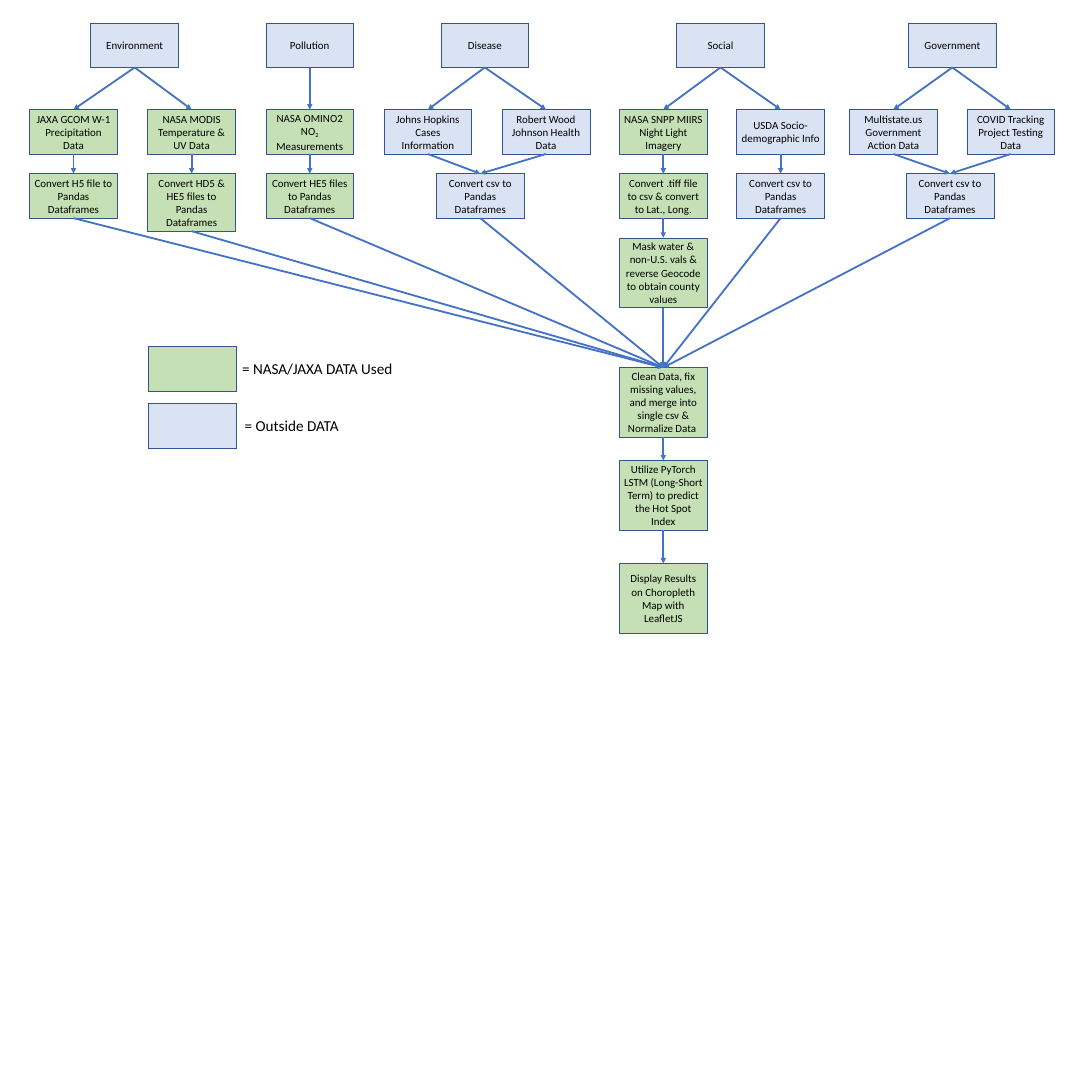
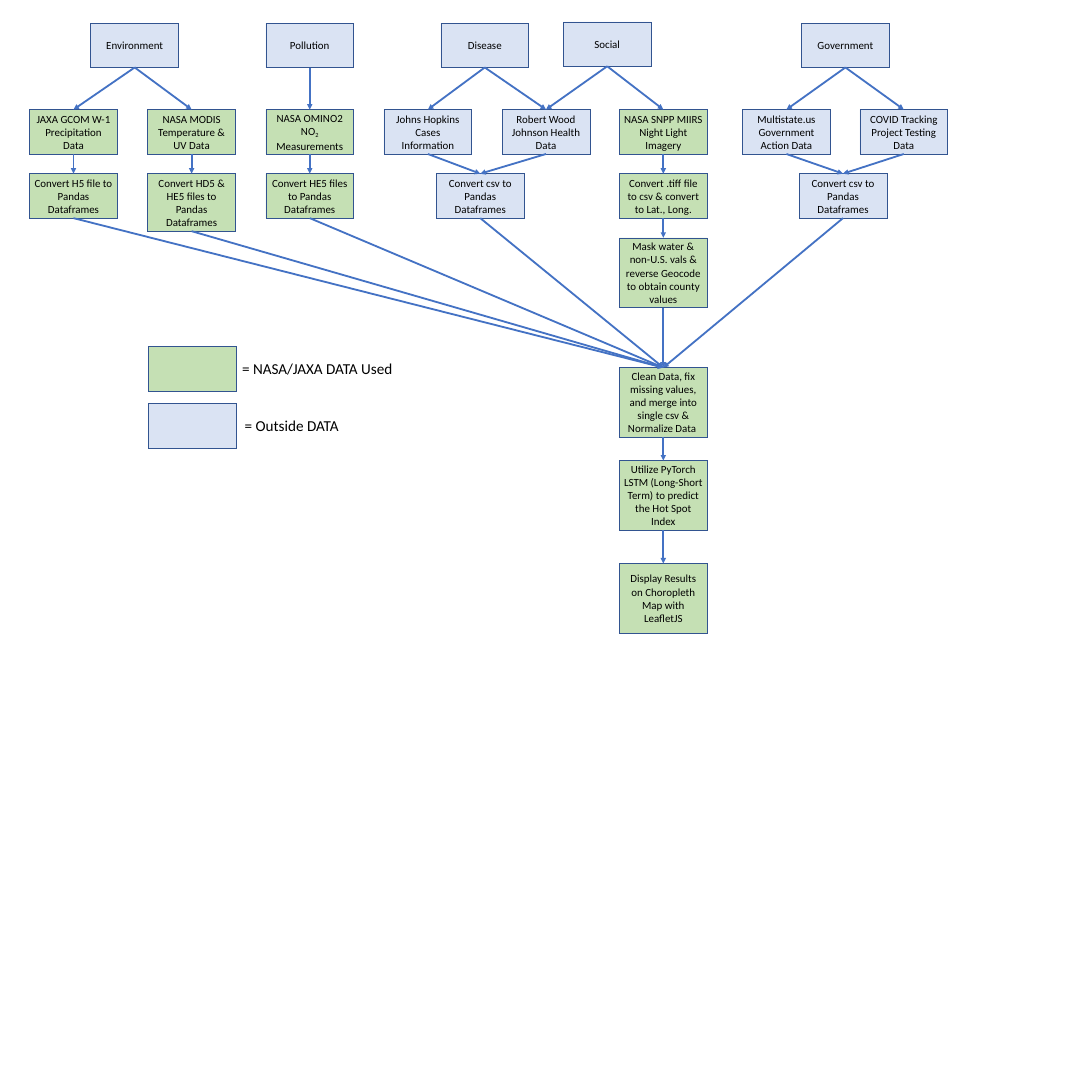
Before and after one commit to ericlian1/Project-Prometheus, a slide deck: slide 1 of workflow_chart.pptx. Drawn at 1092x1092 pixels with LibreOffice and Linux fonts; fonts in the diff are those of the drawing. Boxes give left, top, right and bottom in pixels: in the first picture for what was removed or moved away, otherwise in the second. Text is boxed around its words. In the diff, an @@ line names an element or a change of style, - is before the commit and + after.

```diff
--- a/workflow_chart.pptx
+++ b/workflow_chart.pptx
@@ rectangle "Social": place and size @@
-rectangle "Social" at <box>677,23,764,68</box>
+rectangle "Social" at <box>563,22,651,66</box>
@@ arrow moved from (721, 67) - (781, 110) to (607, 66) - (546, 110) @@
@@ arrow moved from (721, 67) - (663, 110) to (607, 66) - (663, 110) @@
@@ rectangle removed at <box>737,110,825,154</box> @@
-USDA Socio-demographic Info
@@ rectangle removed at <box>737,174,825,218</box> @@
-Convert csv to Pandas Dataframes
@@ arrow removed from (781, 154) to (781, 174) @@
@@ 4 rectangles, 4 arrows: place and size @@
-4 rectangles, 4 arrows at <box>850,23,1054,218</box>
+4 rectangles, 4 arrows at <box>743,23,948,218</box>
@@ arrow moved from (950, 218) - (663, 368) to (843, 218) - (663, 368) @@
@@ arrow removed from (781, 218) to (663, 368) @@
```
Also in this commit, not shown: 3 other files.
